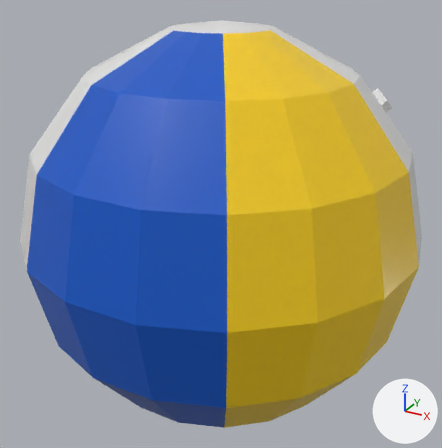
What one commit did to the glTF model assets/models/beach-ball.glb.
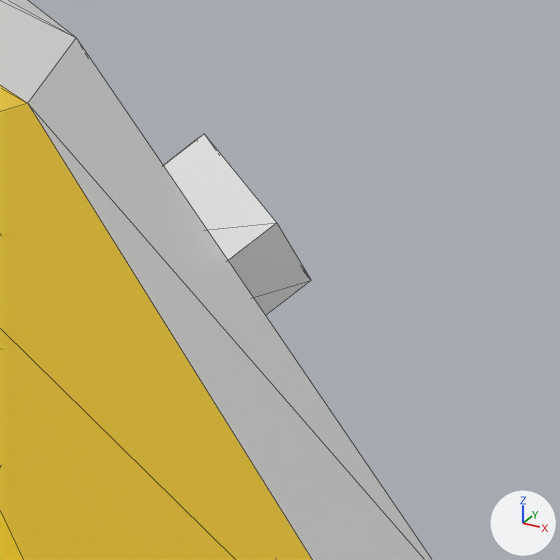
There are two pictures of each version: one whole from a camera (50 mm lens) standing at (0.2793, -0.5088, 0.254) and looking at (-0.0004, -0.0004, -0.0003), one close up on the part from 79% to 96% of the width and 16% to 33% of the height. Every picture has the same lights, and +X, +Y and +Z are marked at lower right. The last two pictures show the newer version. The close-ups show mesh edges as thin lines. Vertices at exactly the same position are counted once.

Before the edit, the objects in view are built like this:
```python
me_beachball = bpy.data.meshes.new('BeachBall')
me_beachball.from_pydata(...)  # 138 vertices, 268 faces; spans x -0.2..0.2, y -0.197..0.197, z -0.2..0.2
# faces by material slot: [124, 36, 36, 36, 36]
me_beachball.materials.append(mat_ballwhite)  # white #eaeae8
me_beachball.materials.append(mat_ballred)  # red #e52123
me_beachball.materials.append(mat_ballgreen)  # green #199e3d
me_beachball.materials.append(mat_ballblue)  # blue #1059c7
me_beachball.materials.append(mat_ballyellow)  # yellow #fad114
ob_beachball = bpy.data.objects.new('BeachBall', me_beachball)
ob_beachball.location = (0.0, 0.0, 0.0)
```
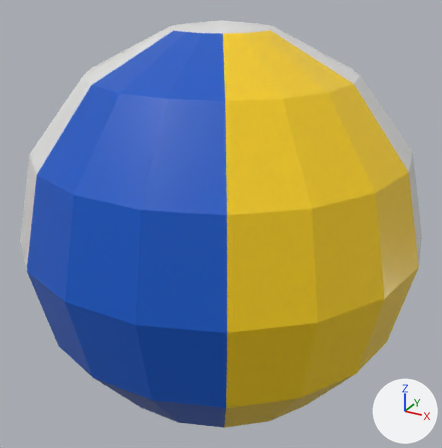
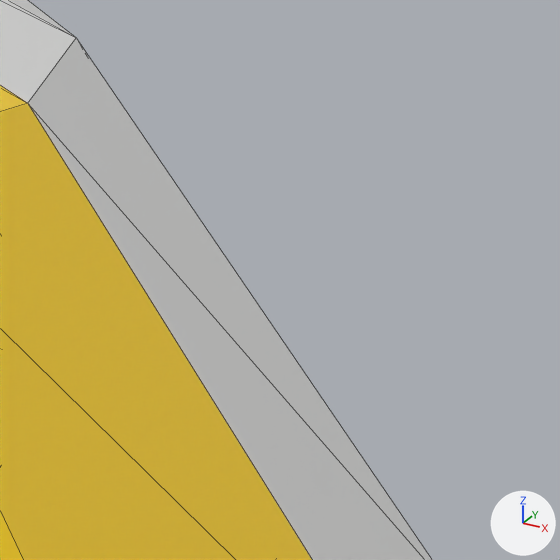
Location of each change, (x1, y1, x2, y2) in pixels of the close-ups (560 x 560 px):
part 1 of me_beachball, deleted
    before: (163, 134, 311, 315)

Diff of the bpy script that builds the scene:
```diff
--- a/assets/models/beach-ball.glb.py
+++ b/assets/models/beach-ball.glb.py
@@ me_beachball @@
 # used by ob_beachball; location = (0.0, 0.0, 0.0)
-me_beachball.from_pydata(...)  # 138 vertices, 268 faces; spans x -0.2..0.2, y -0.197..0.197, z -0.2..0.2
+me_beachball.from_pydata(...)  # 128 vertices, 252 faces; spans x -0.2..0.2, y -0.197..0.197, z -0.2..0.2
+# me_beachball part 1: the loose piece of 10 vertices spanning x 0.11..0.143, y 0.058..0.089, z 0.106..0.139 is deleted
 me_beachball.materials.append(mat_ballwhite)
```
